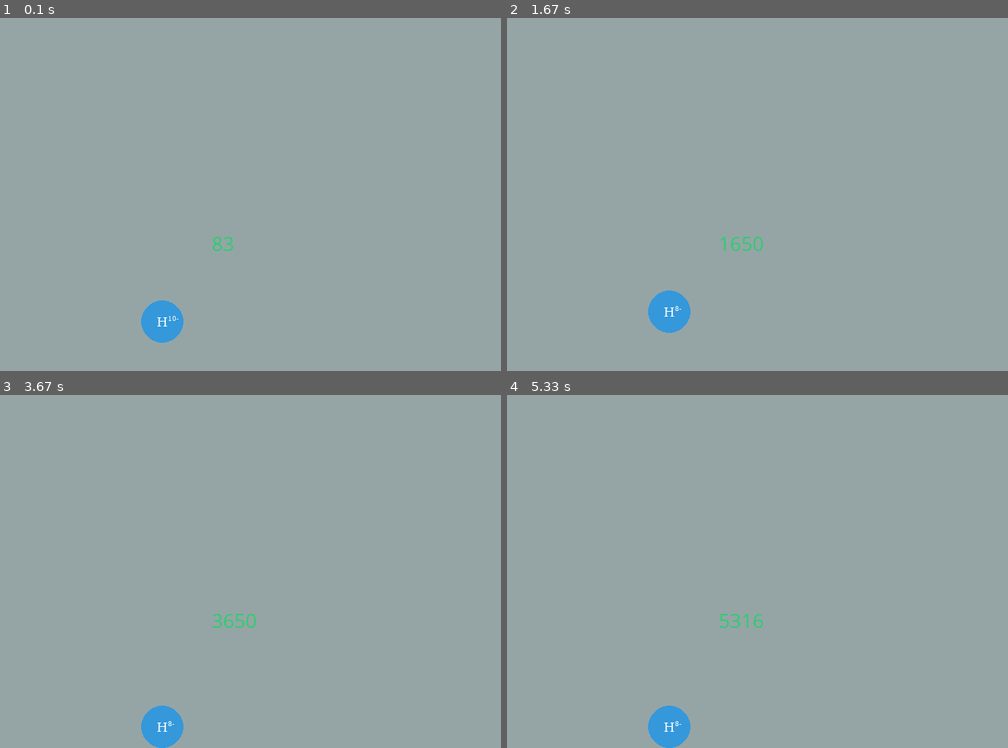
Above: before the commit, frames 1-4 (two rows, left to right).
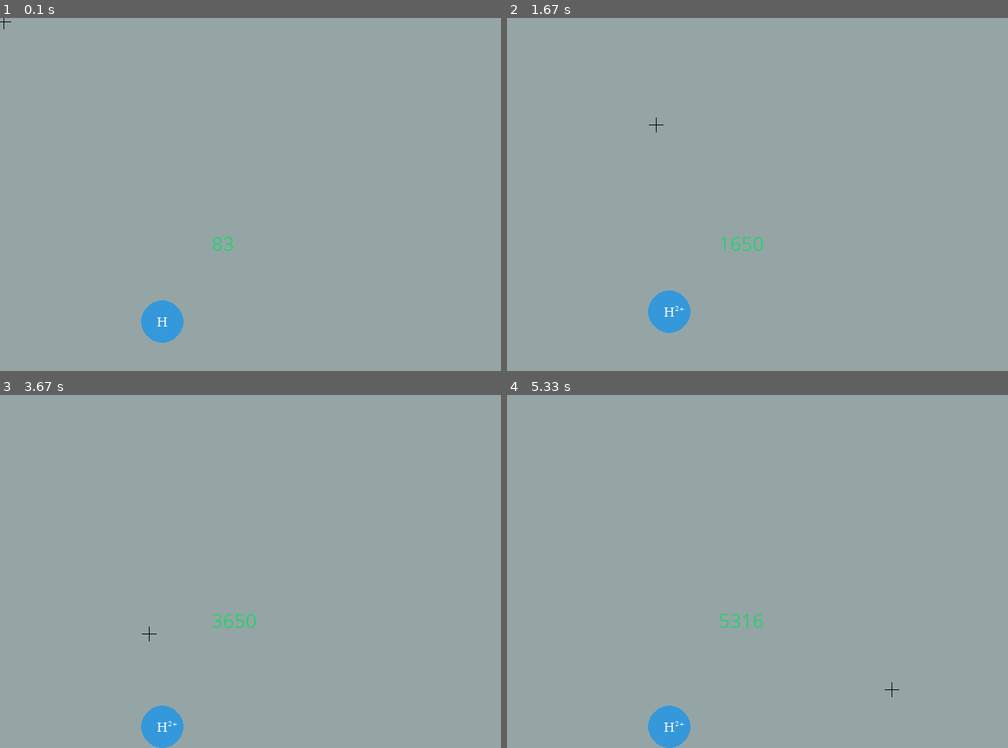
Above: after the commit, the same moments.

Repository: EdwGx/Asteroid-Pygame
Game: pygame game, started from MainGame.py
The game is run twice, just before and just after one commit, with the same random seed, the same clock (stepped at 60 frames per second) and the same inputs.
Inputs (mouse positions are in pixels of both pictures, inside the frame that each line leads up to):
- Up to frame 1 (0.1 s): no input
- Up to frame 2 (1.67 s): tap Space at 0.33, 0.73, 1.03 s; move the mouse to (652, 198) at 0.7 s; tap A at 0.82 s; click (997, 318) at 1.22 s; click (657, 123) at 1.55 s
- Up to frame 3 (3.67 s): click (280, 613) at 1.88 s; click (200, 497) at 2.22 s; click (475, 663) at 2.55 s; click (100, 606) at 2.88 s; click (120, 504) at 3.22 s; click (150, 635) at 3.55 s
- Up to frame 4 (5.33 s): click (992, 652) at 3.88 s; click (617, 702) at 4.22 s; click (612, 592) at 4.55 s; click (822, 670) at 4.88 s; click (892, 687) at 5.22 s

The runs differ from the first frame. In frame 1, less than 0.1% of the frame differs, in the area x 0-36%, y 0-86%; in frame 2, less than 0.1%; in frame 3, less than 0.1%; in frame 4, less than 0.1%.

Commit message:
Add Mouse(testing)

Diff:
--- a/MainGame.py
+++ b/MainGame.py
@@ -16,8 +16,10 @@
         pygame.sprite.Sprite.__init__(self)
         #basic init
         self.radius = 30
-        self.ion = -10
+        self.ion = 0
         self.atomic = at_num
+        self.shell = chemistry.get_shells
+
         #shape
         self.redraw()
         self.rect = self.image.get_rect()
@@ -76,7 +78,16 @@
 def freeFall(time_after,start_y):
     return int((start_y + (9.81* time_after * time_after / 1000000)))
 
+def draw_mouse():
+    pos = pygame.mouse.get_pos()
+    global screen
+    pygame.draw.line(screen,black,(pos[0]+10,pos[1]),(pos[0]-10,pos[1]),1)
+    pygame.draw.line(screen,black,(pos[0],pos[1]+10),(pos[0],pos[1]-10),1)
+
+
 pygame.init()
+
+pygame.mouse.set_visible = False
 
 sizeX = 800
 sizeY = 500
@@ -126,7 +137,7 @@
 
     #fpsLabel = font.render(str(pygame.time.Clock.get_fps()),True,green)
     #screen.blit(fpsLabel,(300,300))
-
+    draw_mouse()
     d_list.update()
     d_list.draw(screen)
 
--- a/chemistry.py
+++ b/chemistry.py
@@ -10,3 +10,14 @@
         13: "Al",
         18: "Ar"
     }[Atomic_number]
+
+def get_shells(Atomic_number):
+    return {
+        1: [1],
+        2: [2],
+        3: [2,1],
+        6: [2,4],
+        8: [2,6],
+        13: [2,8,3],
+        18: [2,8,8]
+    }[Atomic_number]
Not shown, added: chemistry.pyc
